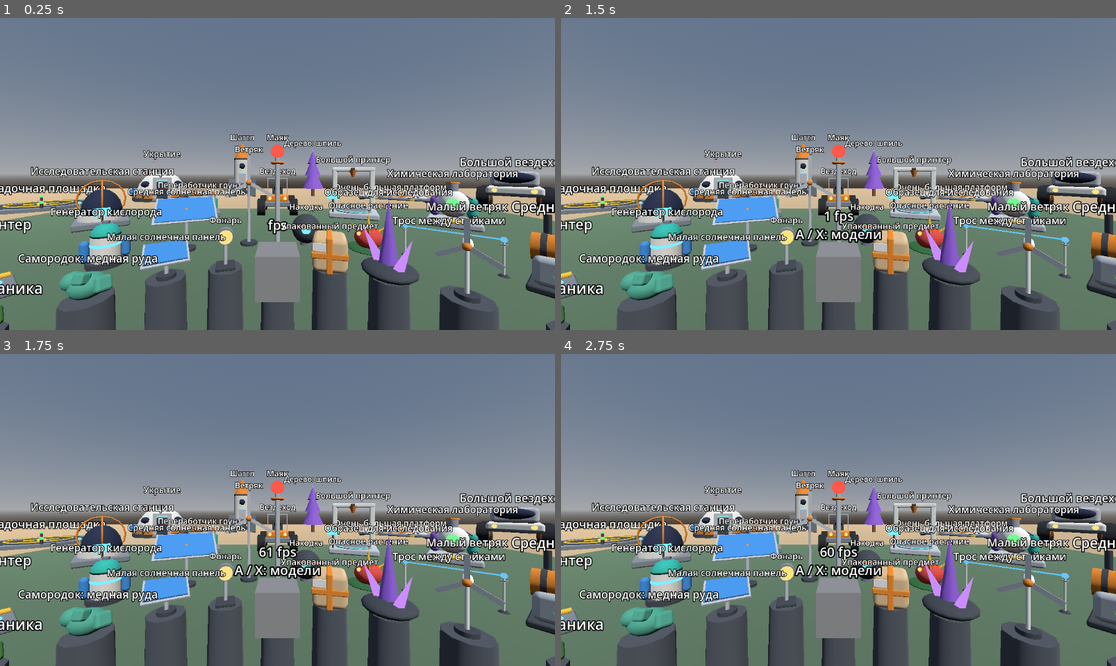
Above: before the commit, frames 1-4 (two rows, left to right).
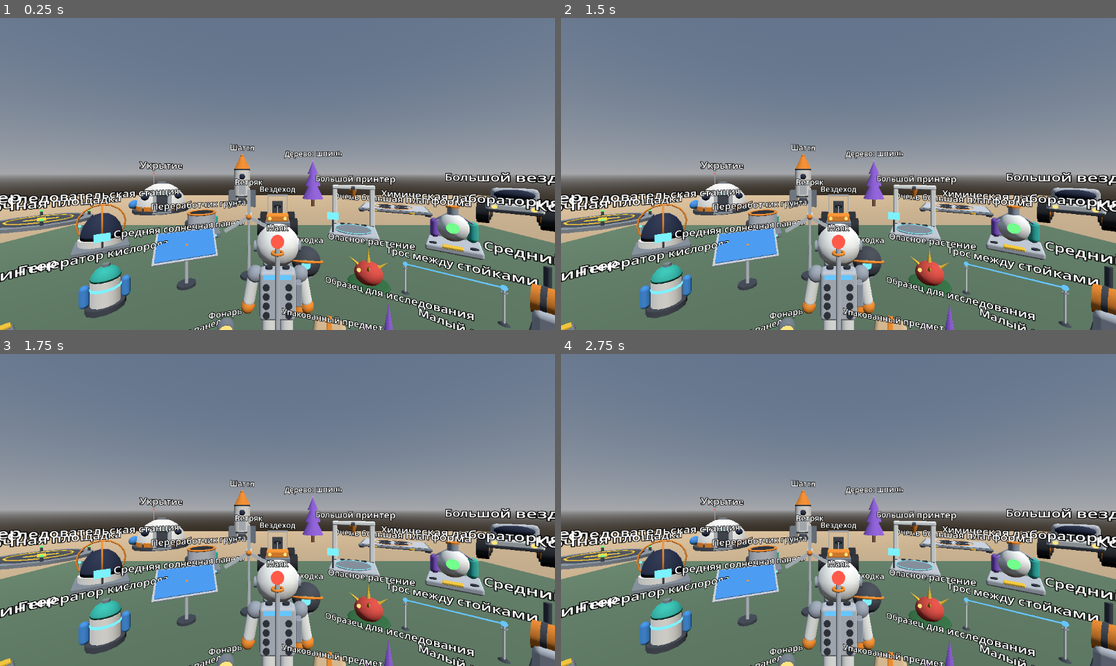
Above: after the commit, the same moments.

Repository: Vano3667/Astro-Planet
Game: Godot game, scene res://main.tscn
Two runs of this game, one before a commit and one after it. Both use one fixed random seed, a clock stepped at 60 frames per second and the inputs below.
Inputs:
- Up to frame 1 (0.25 s): no input
- Up to frame 2 (1.5 s): tap Enter at 0.5 s; tap Space at 1.25 s
- Up to frame 3 (1.75 s): no input
- Up to frame 4 (2.75 s): tap Enter at 2 s

The runs differ from the first frame. In frame 1, 37% of the frame differs, in the area x 0-100%, y 37-100%; in frame 2, 38%; in frame 3, 38%; in frame 4, 38%.

Commit message:
R2, первая часть: персонаж ходит от левого стика, камера следует, поворот правым стиком; перчатки вместо кубов; надписи не привязаны к голове

Diff:
--- a/game/gallery.gd
+++ b/game/gallery.gd
@@ -1,6 +1,7 @@
 extends Node3D
-# Model showroom: every model from the catalog stands in rings around the player.
+# Model showroom: every model from the catalog stands in rings around the start point.
 # Ring 0 (small items) is on pedestals, bigger things are farther away.
+# Labels are fixed in the world and face the center; they do not follow the head.
 # Written without running the engine; see docs/STATUS.md.
 
 const Models := preload("res://models/models.gd")
@@ -101,6 +102,7 @@
 		label.pixel_size = label_px
 		label.font_size = 48
 		label.outline_size = 12
-		label.billboard = BaseMaterial3D.BILLBOARD_ENABLED
 		label.position = Vector3(px, base_y + (top - bottom) + 48.0 * label_px * 0.9, pz)
+		# The readable side of a label looks to its +Z; turn it to the center of the showroom.
+		label.rotation.y = -angle
 		add_child(label)
--- a/game/main.gd
+++ b/game/main.gd
@@ -1,10 +1,27 @@
 extends Node3D
-# R0 scene: floor, cube, two controllers, fps label, plus the model showroom.
-# The A or X button on a controller hides and shows the showroom.
+# Stage R2, first pass: a third-person character on flat ground.
+# Left stick: the character walks relative to where the head looks, the camera rig follows.
+# Right stick left or right: the view turns in steps around the character.
+# A or X: hide and show the model showroom.
 # Written without running the engine; see docs/STATUS.md.
 
 const Gallery := preload("res://gallery.gd")
+const Builder := preload("res://models/model_builder.gd")
 
+# Own values. The reference wiki has no numbers for walking speed.
+const WALK_SPEED := 3.0
+const STICK_DEADZONE := 0.2
+const TURN_RATE := 12.0
+const SNAP_ANGLE_DEG := 30.0
+const SNAP_PRESS := 0.7
+const SNAP_RELEASE := 0.3
+# Where the viewpoint is relative to the character at start:
+# the character stands CAM_DISTANCE meters ahead, the viewpoint is raised by CAM_HEIGHT.
+const CAM_DISTANCE := 3.0
+const CAM_HEIGHT := 0.8
+
+@onready var xr_origin: XROrigin3D = $XROrigin3D
+@onready var xr_camera: XRCamera3D = $XROrigin3D/XRCamera3D
 @onready var fps_label: Label3D = $XROrigin3D/XRCamera3D/FpsLabel
 @onready var left_hand: XRController3D = $XROrigin3D/LeftHand
 @onready var right_hand: XRController3D = $XROrigin3D/RightHand
@@ -12,11 +29,15 @@
 var _xr_interface: XRInterface
 var _fps_timer: float = 0.0
 var _gallery: Node3D
+var _character: Node3D
+var _snap_ready: bool = true
 
 
 func _ready() -> void:
 	# Light direction is set here to avoid a hand-written rotation matrix in the scene file.
 	$Sun.rotation_degrees = Vector3(-50.0, 30.0, 0.0)
+	# The test cube from stage R0 is no longer needed.
+	$Cube.visible = false
 
 	_xr_interface = XRServer.find_interface("OpenXR")
 	if _xr_interface and _xr_interface.is_initialized():
@@ -32,8 +53,48 @@
 	add_child(_gallery)
 	print("[main] gallery nodes: ", _gallery.get_child_count())
 
+	_setup_character()
+	_setup_hand(left_hand, true)
+	_setup_hand(right_hand, false)
+	_setup_wrist_label()
+
 	left_hand.button_pressed.connect(_on_button_pressed)
 	right_hand.button_pressed.connect(_on_button_pressed)
+
+
+func _setup_character() -> void:
+	_character = Builder.build("explorer")
+	_character.name = "Character"
+	add_child(_character)
+	_character.position = Vector3(0.0, 0.0, -CAM_DISTANCE)
+	xr_origin.position = Vector3(0.0, CAM_HEIGHT, 0.0)
+
+
+# Replaces the gray box on a controller with the glove scene from models/custom/glove.tscn.
+func _setup_hand(ctrl: XRController3D, is_left: bool) -> void:
+	var glove: Node3D = Builder.build("glove")
+	if glove is MeshInstance3D:
+		# The glove scene was not found or did not load: keep the gray box.
+		glove.free()
+		print("[main] glove scene is missing, keeping the box")
+		return
+	var old := ctrl.get_node_or_null("Mesh") as Node3D
+	if old != null:
+		old.visible = false
+	glove.position = Vector3(0.0, 0.0, 0.05)
+	if is_left:
+		var thumb := glove.get_node_or_null("Thumb") as Node3D
+		if thumb != null:
+			thumb.position.x = -thumb.position.x
+	ctrl.add_child(glove)
+
+
+# The frame counter sits above the left controller instead of being glued to the head.
+func _setup_wrist_label() -> void:
+	fps_label.reparent(left_hand, false)
+	fps_label.position = Vector3(0.0, 0.07, 0.10)
+	fps_label.rotation_degrees = Vector3(-50.0, 0.0, 0.0)
+	fps_label.pixel_size = 0.0006
 
 
 func _on_button_pressed(button: String) -> void:
@@ -42,7 +103,51 @@
 
 
 func _process(delta: float) -> void:
+	_update_fps(delta)
+	_update_move(delta)
+	_update_snap_turn()
+
+
+func _update_fps(delta: float) -> void:
 	_fps_timer += delta
 	if _fps_timer >= 0.5:
 		_fps_timer = 0.0
 		fps_label.text = "%d fps\nA / X: модели" % int(Engine.get_frames_per_second())
+
+
+func _update_move(delta: float) -> void:
+	var stick: Vector2 = left_hand.get_vector2("primary")
+	if stick.length() < STICK_DEADZONE:
+		return
+	var cam_basis: Basis = xr_camera.global_transform.basis
+	var forward := Vector3(-cam_basis.z.x, 0.0, -cam_basis.z.z)
+	var right := Vector3(cam_basis.x.x, 0.0, cam_basis.x.z)
+	if forward.length() < 0.01 or right.length() < 0.01:
+		return
+	forward = forward.normalized()
+	right = right.normalized()
+	var dir: Vector3 = forward * stick.y + right * stick.x
+	if dir.length() > 1.0:
+		dir = dir.normalized()
+	var step: Vector3 = dir * WALK_SPEED * delta
+	_character.global_position += step
+	xr_origin.global_position += step
+	# The front of the character model looks to -Z.
+	var target_yaw: float = atan2(-dir.x, -dir.z)
+	_character.rotation.y = lerp_angle(_character.rotation.y, target_yaw, clampf(TURN_RATE * delta, 0.0, 1.0))
+
+
+func _update_snap_turn() -> void:
+	var x: float = right_hand.get_vector2("primary").x
+	if _snap_ready and absf(x) > SNAP_PRESS:
+		_snap_ready = false
+		var angle: float = deg_to_rad(SNAP_ANGLE_DEG)
+		if x > 0.0:
+			angle = -angle
+		# The whole rig turns around the character, so the character stays in front.
+		var pivot: Vector3 = _character.global_position
+		var offset: Vector3 = xr_origin.global_position - pivot
+		xr_origin.global_position = pivot + offset.rotated(Vector3.UP, angle)
+		xr_origin.rotate_y(angle)
+	elif not _snap_ready and absf(x) < SNAP_RELEASE:
+		_snap_ready = true
--- /dev/null
+++ b/game/models/custom/glove.tscn
@@ -0,0 +1,58 @@
+[gd_scene format=3]
+
+[sub_resource type="StandardMaterial3D" id="glove_mat"]
+albedo_color = Color(0.94, 0.54, 0.14, 1)
+roughness = 0.85
+
+[sub_resource type="StandardMaterial3D" id="cuff_mat"]
+albedo_color = Color(0.6, 0.63, 0.67, 1)
+roughness = 0.85
+
+[sub_resource type="BoxMesh" id="palm_mesh"]
+material = SubResource("glove_mat")
+size = Vector3(0.085, 0.035, 0.1)
+
+[sub_resource type="CapsuleMesh" id="finger_mesh"]
+material = SubResource("glove_mat")
+radius = 0.011
+height = 0.075
+
+[sub_resource type="CapsuleMesh" id="thumb_mesh"]
+material = SubResource("glove_mat")
+radius = 0.012
+height = 0.06
+
+[sub_resource type="CylinderMesh" id="cuff_mesh"]
+material = SubResource("cuff_mat")
+top_radius = 0.044
+bottom_radius = 0.044
+height = 0.05
+
+[node name="Glove" type="Node3D"]
+
+[node name="Palm" type="MeshInstance3D" parent="."]
+mesh = SubResource("palm_mesh")
+
+[node name="Finger1" type="MeshInstance3D" parent="."]
+transform = Transform3D(1, 0, 0, 0, 0, -1, 0, 1, 0, -0.03, 0, -0.08)
+mesh = SubResource("finger_mesh")
+
+[node name="Finger2" type="MeshInstance3D" parent="."]
+transform = Transform3D(1, 0, 0, 0, 0, -1, 0, 1, 0, -0.01, 0, -0.08)
+mesh = SubResource("finger_mesh")
+
+[node name="Finger3" type="MeshInstance3D" parent="."]
+transform = Transform3D(1, 0, 0, 0, 0, -1, 0, 1, 0, 0.01, 0, -0.08)
+mesh = SubResource("finger_mesh")
+
+[node name="Finger4" type="MeshInstance3D" parent="."]
+transform = Transform3D(1, 0, 0, 0, 0, -1, 0, 1, 0, 0.03, 0, -0.08)
+mesh = SubResource("finger_mesh")
+
+[node name="Thumb" type="MeshInstance3D" parent="."]
+transform = Transform3D(0, -1, 0, 1, 0, 0, 0, 0, 1, -0.055, 0, -0.01)
+mesh = SubResource("thumb_mesh")
+
+[node name="Cuff" type="MeshInstance3D" parent="."]
+transform = Transform3D(1, 0, 0, 0, 0, -1, 0, 1, 0, 0, 0, 0.07)
+mesh = SubResource("cuff_mesh")
